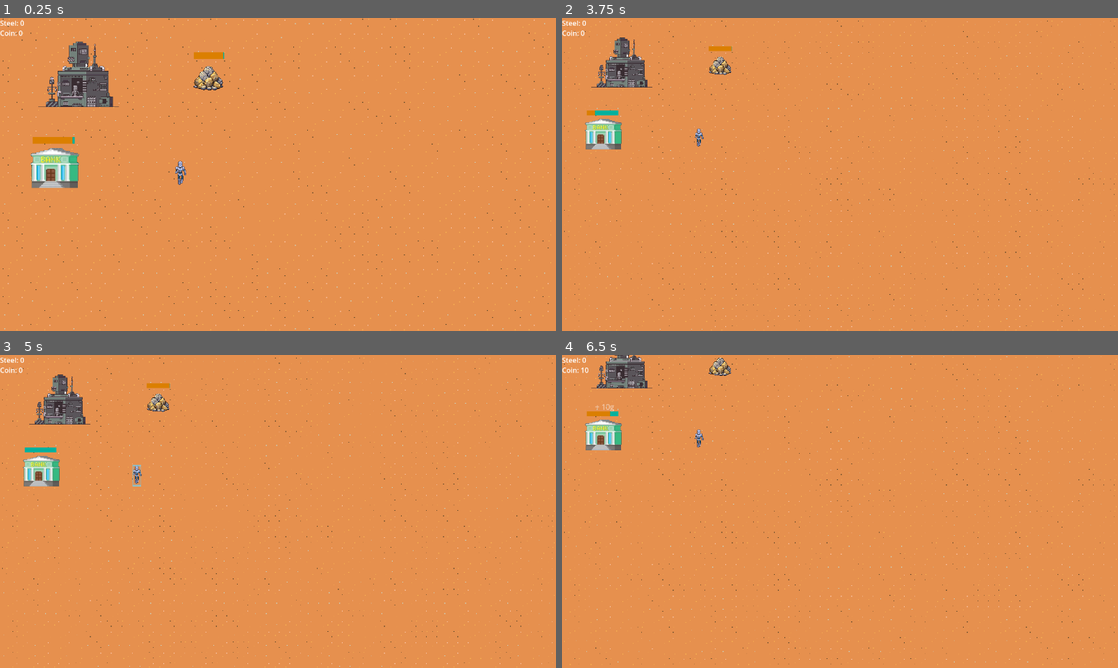
Above: before the commit, frames 1-4 (two rows, left to right).
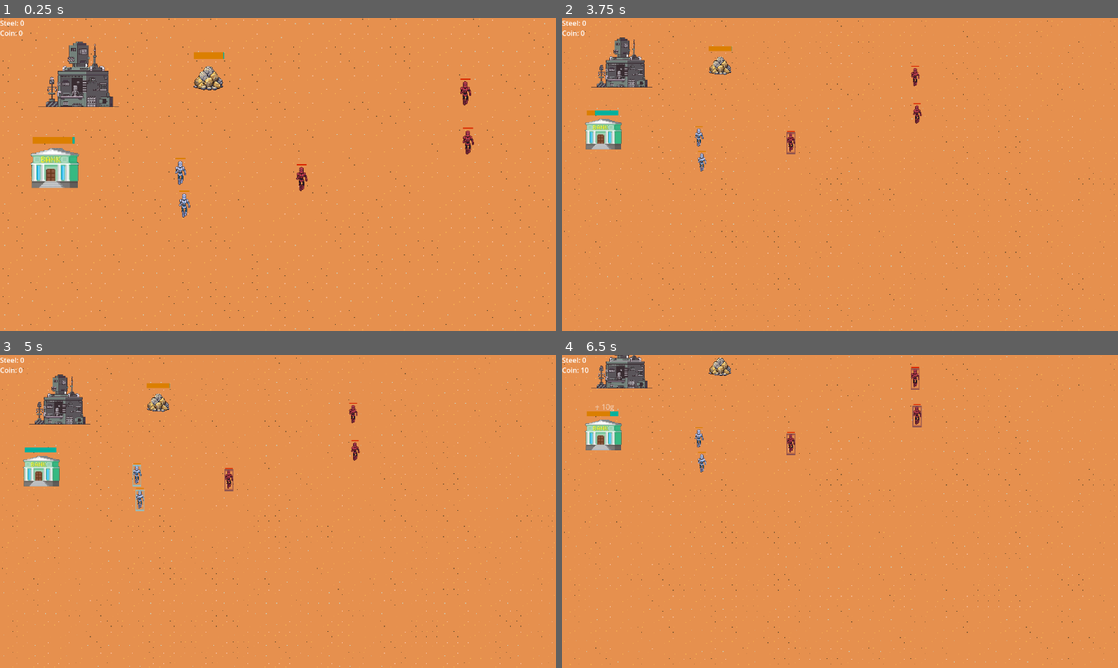
Above: after the commit, the same moments.

Repository: miicchhii/fhtw-sepj
Game: Godot game, scene res://scenes/world/world.tscn
The game is run twice, just before and just after one commit, with the same random seed, the same clock (stepped at 60 frames per second) and the same inputs.
Inputs (mouse positions are in pixels of both pictures, inside the frame that each line leads up to):
- Up to frame 1 (0.25 s): no input
- Up to frame 2 (3.75 s): tap Enter at 0.5 s; drag from (639, 74) to (773, 80) at 0.52 s; click "Yes" at 1.25 s; click "No" at 2 s; tap Space at 2.75 s; drag from (1006, 221) to (773, 80) at 2.77 s; move the mouse to (673, 127) at 3.52 s; hold Left (ui_left) from 3.53 s (still down); tap Mouse wheel down (WheelDown) at 3.6 s
- Up to frame 3 (5 s): release Left (ui_left) at 4.25 s; tap Enter at 4.25 s; drag from (305, 511) to (111, 464) at 4.27 s
- Up to frame 4 (6.5 s): move the mouse to (756, 433) at 5.02 s; hold Down (ui_down) 5.03-5.75 s; hold 2 (policy_chase) 5.03-5.75 s; drag from (962, 495) to (717, 370) at 5.77 s

The runs differ from the first frame. In frame 1, 0.4% of the frame differs, in the area x 31-86%, y 19-64%; in frame 2, 0.3%; in frame 3, 0.3%; in frame 4, 0.4%.

Commit message:
Basic attack logic
Added the following features:
- basic attack action for the rts unit
- enemies added to the world scene
- enemies have a light red shade for besser identification

Diff:
--- a/game/scenes/units/rts_unit.tscn
+++ b/game/scenes/units/rts_unit.tscn
@@ -1,8 +1,9 @@
-[gd_scene load_steps=11 format=3 uid="uid://cqxpodnnrknx7"]
+[gd_scene load_steps=15 format=3 uid="uid://cqxpodnnrknx7"]
 
 [ext_resource type="Script" uid="uid://blf1vllsiq6u7" path="res://scripts/units/RTSUnit.gd" id="1_twhwq"]
 [ext_resource type="Texture2D" uid="uid://d08oaxomtengn" path="res://RTSAssets/stand.png" id="2_7cimi"]
 [ext_resource type="Texture2D" uid="uid://d4bosjhg4k1ec" path="res://RTSAssets/run.png" id="3_h7vdh"]
+[ext_resource type="Texture2D" uid="uid://bnxyfa5x1mooo" path="res://RTSAssets/Robot_fire.png" id="4_lqysx"]
 
 [sub_resource type="RectangleShape2D" id="RectangleShape2D_tf0sc"]
 size = Vector2(18, 53)
@@ -54,6 +55,18 @@
 "update": 1,
 "values": [1]
 }
+tracks/3/type = "value"
+tracks/3/imported = false
+tracks/3/enabled = true
+tracks/3/path = NodePath("Attack:frame")
+tracks/3/interp = 1
+tracks/3/loop_wrap = true
+tracks/3/keys = {
+"times": PackedFloat32Array(0),
+"transitions": PackedFloat32Array(1),
+"update": 1,
+"values": [1]
+}
 
 [sub_resource type="Animation" id="Animation_tf0sc"]
 resource_name = "Walk"
@@ -108,14 +121,38 @@
 "values": [0, 1, 2, 3, 4, 5]
 }
 
+[sub_resource type="Animation" id="Animation_vome1"]
+resource_name = "Attack"
+length = 0.5
+loop_mode = 1
+tracks/0/type = "value"
+tracks/0/imported = false
+tracks/0/enabled = true
+tracks/0/path = NodePath("Attack:frame")
+tracks/0/interp = 1
+tracks/0/loop_wrap = true
+tracks/0/keys = {
+"times": PackedFloat32Array(0, 0.099999994, 0.19999999, 0.3),
+"transitions": PackedFloat32Array(1, 1, 1, 1),
+"update": 1,
+"values": [0, 1, 2, 3]
+}
+
 [sub_resource type="AnimationLibrary" id="AnimationLibrary_4c16a"]
 _data = {
+&"Attack": SubResource("Animation_vome1"),
 &"RESET": SubResource("Animation_hq71w"),
 &"Walk": SubResource("Animation_tf0sc"),
 &"idle": SubResource("Animation_p2eup"),
 &"running": SubResource("Animation_is2gf")
 }
 
+[sub_resource type="StyleBoxFlat" id="StyleBoxFlat_lqysx"]
+bg_color = Color(2.2140146e-06, 0.69625986, 0.61566794, 1)
+
+[sub_resource type="StyleBoxFlat" id="StyleBoxFlat_vome1"]
+bg_color = Color(0.8599363, 0.49973404, 0, 1)
+
 [node name="RTSUnit" type="CharacterBody2D"]
 script = ExtResource("1_twhwq")
 
@@ -133,6 +170,14 @@
 texture = ExtResource("3_h7vdh")
 hframes = 6
 vframes = 5
+frame = 1
+
+[node name="Attack" type="Sprite2D" parent="."]
+visible = false
+position = Vector2(4.000003, -1.0000005)
+scale = Vector2(1.7708334, 1.7708334)
+texture = ExtResource("4_lqysx")
+hframes = 4
 frame = 1
 
 [node name="Box" type="Panel" parent="."]
@@ -148,3 +193,13 @@
 libraries = {
 &"": SubResource("AnimationLibrary_4c16a")
 }
+
+[node name="HPBar" type="ProgressBar" parent="."]
+offset_left = -11.0
+offset_top = -37.0
+offset_right = 12.0
+offset_bottom = -34.0
+theme_override_styles/background = SubResource("StyleBoxFlat_lqysx")
+theme_override_styles/fill = SubResource("StyleBoxFlat_vome1")
+value = 50.0
+show_percentage = false
--- a/game/scenes/world/world.tscn
+++ b/game/scenes/world/world.tscn
@@ -114,6 +114,9 @@
 [node name="RTSUnit7" parent="Units2" instance=ExtResource("3_v5dby")]
 position = Vector2(415, 365)
 
+[node name="RTSUnit8" parent="Units2" instance=ExtResource("3_v5dby")]
+position = Vector2(424, 440)
+
 [node name="Objects" type="Node2D" parent="."]
 y_sort_enabled = true
 position = Vector2(-1, 12)
@@ -132,3 +135,17 @@
 [node name="robo_shop" parent="Houses" instance=ExtResource("7_bq33v")]
 position = Vector2(184, 211.00002)
 scale = Vector2(1.6039534, 1.6039534)
+
+[node name="Enemies" type="Node2D" parent="."]
+
+[node name="RTSUnit8" parent="Enemies" instance=ExtResource("3_v5dby")]
+position = Vector2(1077, 295)
+is_enemy = true
+
+[node name="RTSUnit9" parent="Enemies" instance=ExtResource("3_v5dby")]
+position = Vector2(1071, 182)
+is_enemy = true
+
+[node name="RTSUnit10" parent="Enemies" instance=ExtResource("3_v5dby")]
+position = Vector2(694, 379)
+is_enemy = true
--- a/game/scripts/units/RTSUnit.gd
+++ b/game/scripts/units/RTSUnit.gd
@@ -1,16 +1,29 @@
 # RTSUnit.gd
 extends CharacterBody2D
 class_name RTSUnit
+
+@export var is_enemy: bool = false   # same scene, different faction
 
 @export var unit_id: String = "u1"
 @export var type_id: int = 0
 @export var max_hp: int = 100
 var hp: int = max_hp
 
+# simple combat
+var attack_target: Node = null
+@export var attack_range := 64.0        # must be inside this to hit
+@export var attack_damage := 15
+@export var attack_cooldown := 0.8
+var _atk_cd := 0.0
+
+
 @export var selected = false
 @onready var box = get_node("Box")
 @onready var anim = get_node("AnimationPlayer")
 @onready var target_click = position
+
+@onready var hp_bar := $HPBar if has_node("HPBar") else null
+
 
 var follow_cursor = false
 var Speed = 50
@@ -18,6 +31,17 @@
 var target: Vector2
 
 func _ready() -> void:
+	# mark enemies and keep them unselectable
+	if is_enemy:
+		add_to_group("enemy")
+		# Enemies are not selectable / don’t respond to player input
+		selected = false
+		set_selected(selected)
+		# tint enemy red
+		modulate = Color(1.0, 0.314, 0.335, 1.0)   # light red shade
+	# keep the rest of your existing _ready() content
+	_update_hp_bar()
+
 	set_selected(selected)
 	add_to_group("units", true)
 	hp = max_hp
@@ -41,6 +65,8 @@
 	box.visible = value
 
 func _input(event):
+	if is_enemy:
+		return
 	if event.is_action_pressed("RightClick"):
 		follow_cursor = true
 	if event.is_action_released("RightClick"):
@@ -57,3 +83,56 @@
 		move_and_slide()
 	else:
 		anim.stop()
+
+		# --- Auto-attack ONLY when an enemy is already in range ---
+	if not is_enemy:
+		# clear invalid target
+		if attack_target and not is_instance_valid(attack_target):
+			attack_target = null
+
+		# acquire a target only if it's already inside attack_range
+		if attack_target == null:
+			attack_target = _pick_enemy_in_range(attack_range)
+
+		if attack_target:
+			# if target left range, drop it (no chasing)
+			var d := position.distance_to(attack_target.global_position)
+			if d > attack_range:
+				attack_target = null
+			else:
+				# stand still and swing on cooldown
+				_atk_cd -= delta
+				if _atk_cd <= 0.0:
+					if attack_target and is_instance_valid(attack_target):
+						if attack_target.has_method("apply_damage"):
+							attack_target.apply_damage(attack_damage)
+					if has_node("AnimationPlayer"):
+						$AnimationPlayer.play("Attack") # ok if missing
+					_atk_cd = attack_cooldown
+
+
+
+func apply_damage(amount: int) -> void:
+	hp = max(0, hp - amount)
+	if has_node("AnimationPlayer"):
+		$AnimationPlayer.play("Attack")
+	_update_hp_bar()
+	if hp == 0:
+		queue_free()
+
+func _update_hp_bar() -> void:
+	if hp_bar:
+		hp_bar.max_value = max_hp
+		hp_bar.value = hp
+
+func _pick_enemy_in_range(radius: float) -> Node:
+	var best: Node = null
+	var best_d: float = INF
+	for n in get_tree().get_nodes_in_group("enemy"):
+		if not is_instance_valid(n):
+			continue
+		var d := position.distance_to(n.global_position)
+		if d <= radius and d < best_d:
+			best = n
+			best_d = d
+	return best
